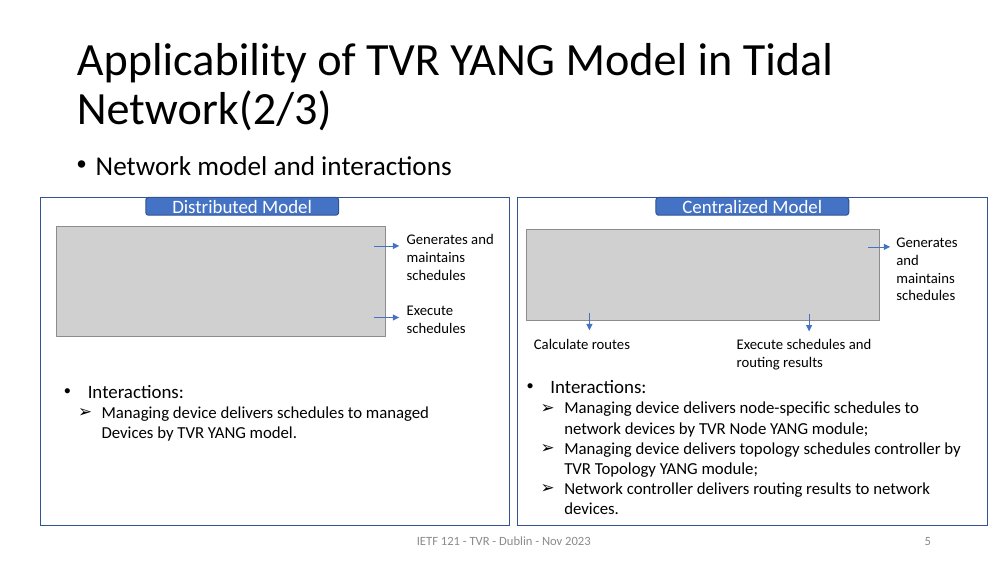
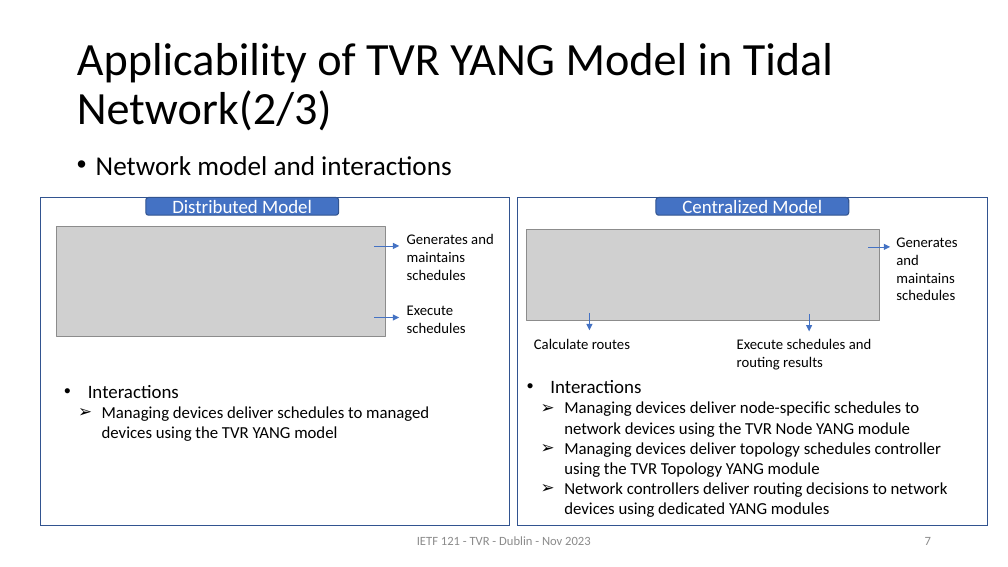
Before and after one commit to zhangli-abcd/TVR-Applicability, a slide deck: slide 7 of slides-121-tvr-applicability-statement v01.pptx (slide 5 before the commit). Drawn at 1008x567 pixels with LibreOffice and Linux fonts; fonts in the diff are those of the drawing; grey boxes stand for pictures. Boxes give left, top, right and bottom in pixels: in the first picture for what was removed or moved away, otherwise in the second. Text is boxed around its words. In the diff, an @@ line names an element or a change of style, - is before the commit and + after.

```diff
--- a/slides-121-tvr-applicability-statement v01.pptx
+++ b/slides-121-tvr-applicability-statement v01.pptx
@@ text at [88, 385, 429, 441]: text changed @@
-• Interactions:
-  ➢ Managing device delivers schedules to managed Devices by TVR YANG model.
+• Interactions
+  ➢ Managing devices deliver schedules to managed devices using the TVR YANG model
@@ text at [550, 380, 948, 517]: text changed @@
-• Interactions:
-  ➢ Managing device delivers node-specific schedules to network devices by TVR Node YANG module;
-  ➢ Managing device delivers topology schedules controller by TVR Topology YANG module;
-  ➢ Network controller delivers routing results to network devices.
+• Interactions
+  ➢ Managing devices deliver node-specific schedules to network devices using the TVR Node YANG module
+  ➢ Managing devices deliver topology schedules controller using the TVR Topology YANG module
+  ➢ Network controllers deliver routing decisions to network devices using dedicated YANG modules
@@ page number at [925, 537, 931, 545]: text changed @@
-5
+7
```
Also in this commit, not shown: 11 other slides changed, 2 slides added.
